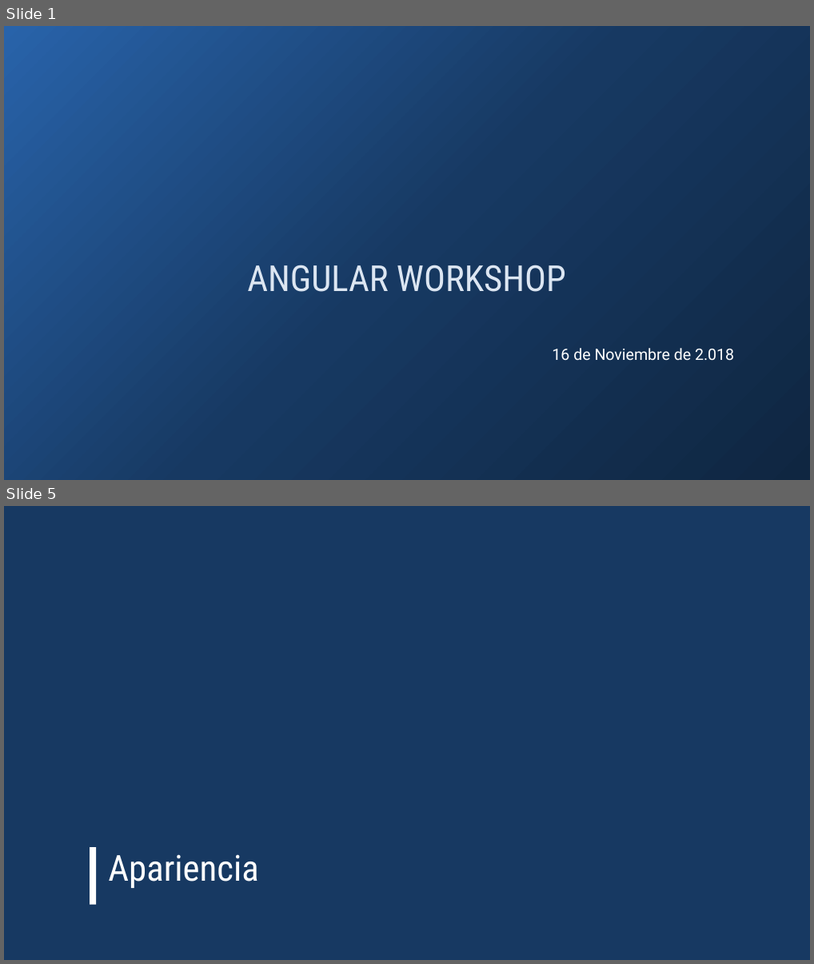
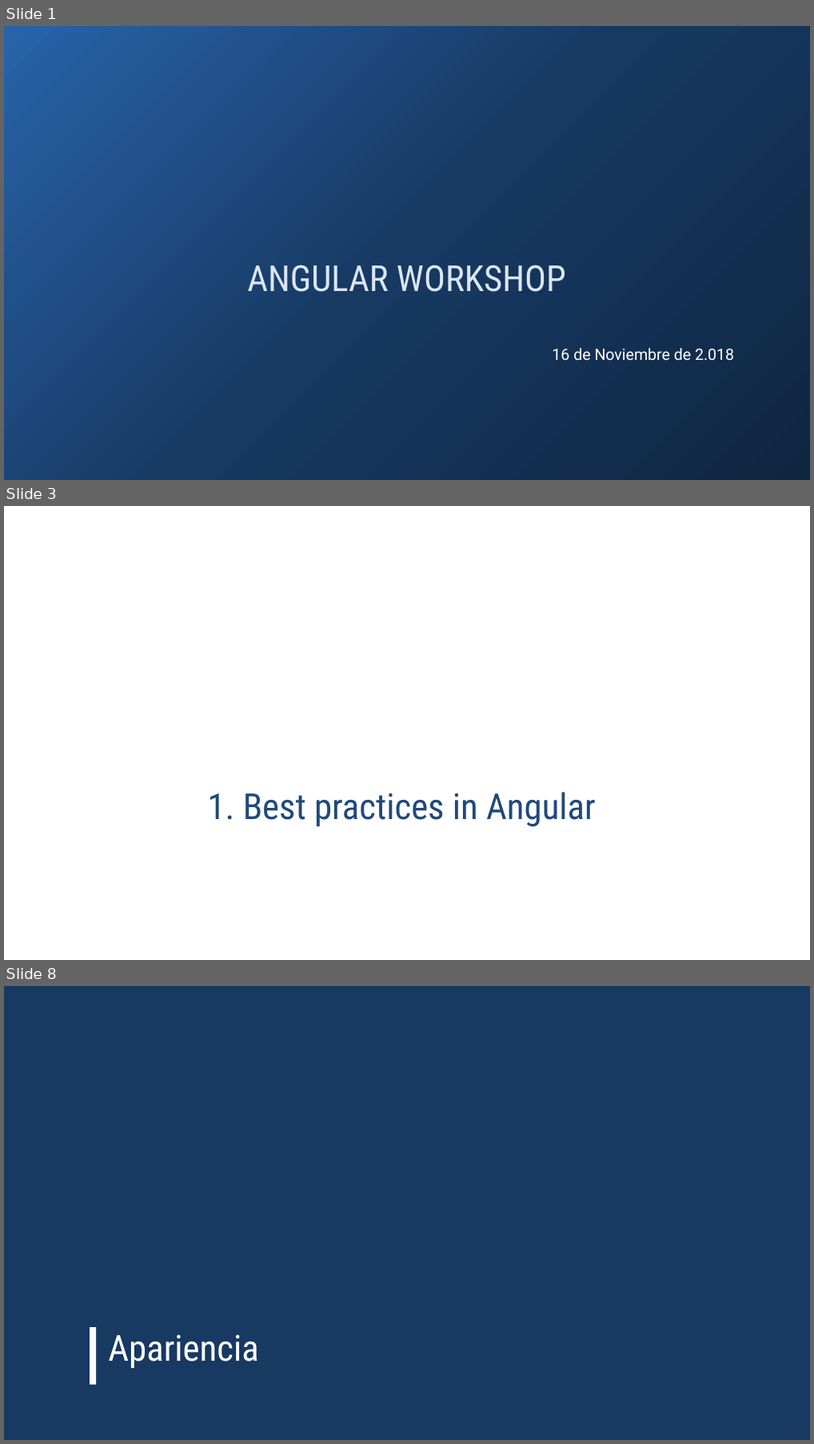
Before and after one commit to rached193/AngularWorkshop-20181116, a slide deck: AngularWorkshop-16-11-2018.pptx. Shown one above the other, each under a label of ours: slides 1 and 5 before the commit, slides 1, 3 and 8 after it; the slides between them are not shown. The pictures are 814x964 and 814x1444 pixels, drawn with LibreOffice and Linux fonts; fonts in the diff are those of the drawing; background and template pictures are left out. Boxes give left, top, right and bottom in pixels: in the first picture for what was removed or moved away, otherwise in the second. Text is boxed around its words. In the diff, an @@ line names an element or a change of style, - is before the commit and + after.

```diff
--- a/AngularWorkshop-16-11-2018.pptx
+++ b/AngularWorkshop-16-11-2018.pptx
@@ slide 3 added at bbox=[4, 506, 810, 960], background picture (left out) @@
@@ title added at bbox=[208, 792, 596, 827], 42.6 pt, text #1F497D @@
+1. Best practices in Angular
@@ what was slide 5 is now slide 8 @@
```
Also in this commit, not shown: 3 slides changed, 8 other slides added, 1 slide removed.
